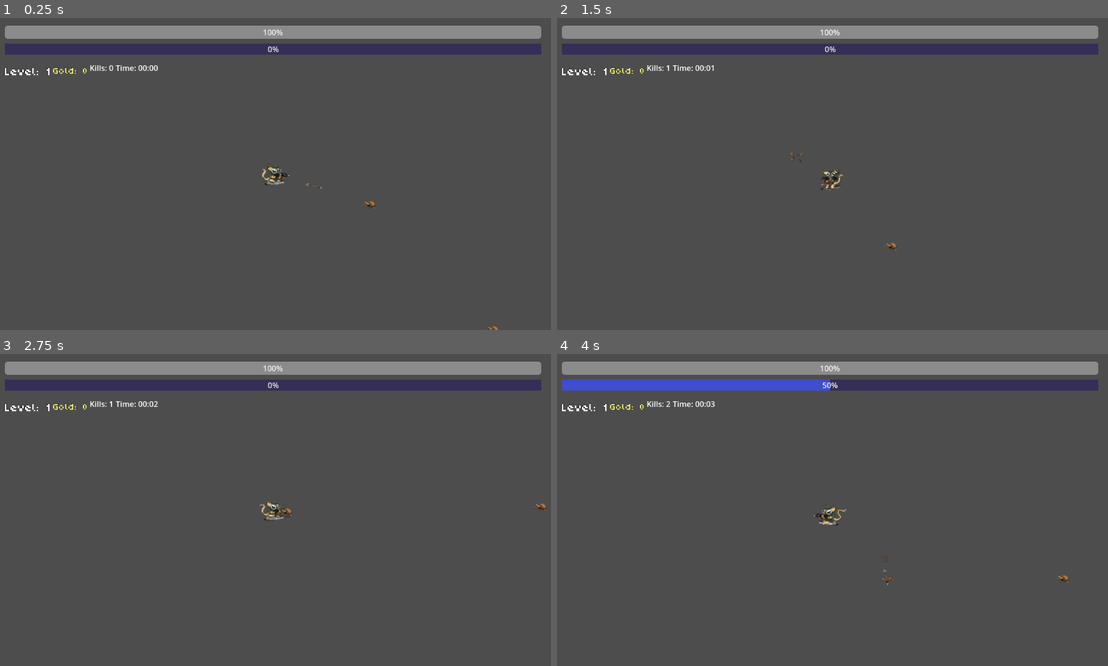
Above: before the commit, frames 1-4 (two rows, left to right).
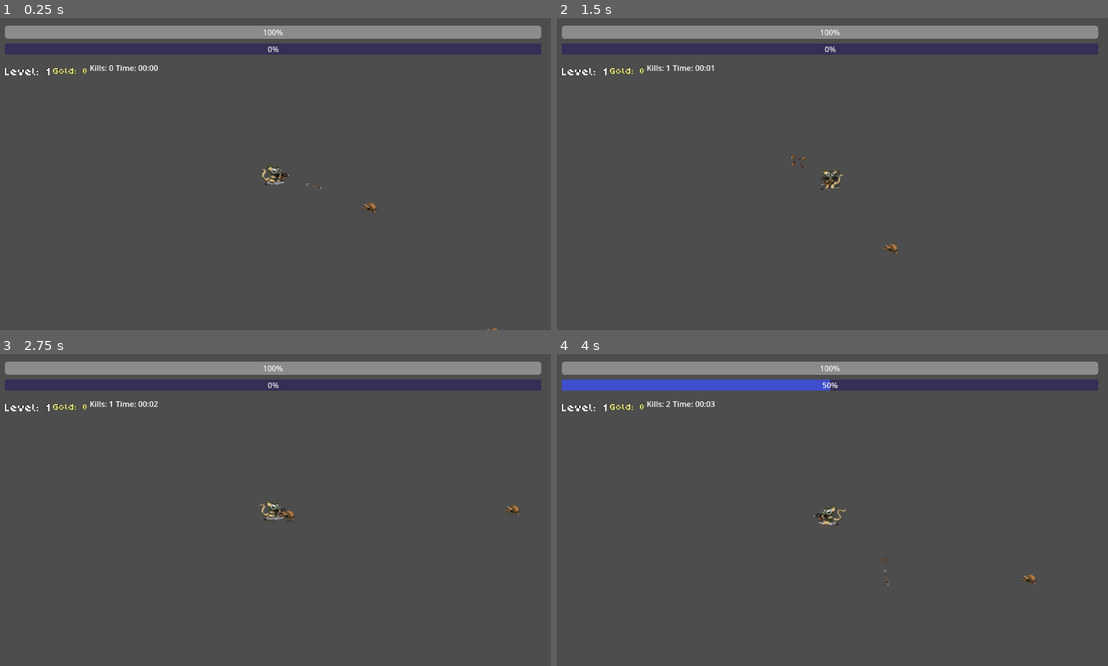
Above: after the commit, the same moments.

Repository: Nathar420/stinky-rat
Game: Godot game, scene res://scenes/world.tscn
The game is run twice, just before and just after one commit, with the same random seed, the same clock (stepped at 60 frames per second) and the same inputs. The engine's default icon, where the game draws it, is replaced by a stand-in: a white triangle on a blue panel in a dark square.
Inputs:
- Up to frame 1 (0.25 s): no input
- Up to frame 2 (1.5 s): hold Right (ui_right) 0.53-1.28 s; hold Down (ui_down) from 1.28 s (still down)
- Up to frame 3 (2.75 s): release Down (ui_down) at 2.03 s; hold Right (ui_right) from 2.03 s (still down)
- Up to frame 4 (4 s): release Right (ui_right) at 2.78 s; hold Up (ui_up) 2.78-3.53 s; hold Left (ui_left) from 3.53 s (still down)

The runs differ from the first frame. In frame 1, less than 0.1% of the frame differs, in the area x 65-91%, y 58-100%; in frame 2, less than 0.1%; in frame 3, 0.1%, in the area x 50-100%, y 47-54%; in frame 4, 0.1%.

Commit message:
add game over screen with stats and restart

Diff:
--- /dev/null
+++ b/game_over_ui.tscn
@@ -0,0 +1,77 @@
+[gd_scene load_steps=3 format=3 uid="uid://cn7wb8x04pad5"]
+
+[ext_resource type="Script" uid="uid://dijfxyu7n5hla" path="res://ui/game_over_ui.gd" id="1_xu1am"]
+[ext_resource type="FontFile" uid="uid://dmebi7ig6ljst" path="res://poco/Poco.ttf" id="2_nwi6w"]
+
+[node name="GameOverUI" type="CanvasLayer"]
+script = ExtResource("1_xu1am")
+
+[node name="Panel" type="Panel" parent="."]
+anchors_preset = 8
+anchor_left = 0.5
+anchor_top = 0.5
+anchor_right = 0.5
+anchor_bottom = 0.5
+offset_left = -250.0
+offset_top = -200.0
+offset_right = 250.0
+offset_bottom = 200.0
+grow_horizontal = 2
+grow_vertical = 2
+size_flags_horizontal = 4
+size_flags_vertical = 4
+
+[node name="MarginContainer" type="MarginContainer" parent="Panel"]
+layout_mode = 1
+anchors_preset = 8
+anchor_left = 0.5
+anchor_top = 0.5
+anchor_right = 0.5
+anchor_bottom = 0.5
+offset_left = -99.0
+offset_top = -140.5
+offset_right = 99.0
+offset_bottom = 140.5
+grow_horizontal = 2
+grow_vertical = 2
+theme_override_constants/margin_left = 30
+theme_override_constants/margin_top = 30
+theme_override_constants/margin_right = 30
+theme_override_constants/margin_bottom = 30
+
+[node name="VBoxContainer" type="VBoxContainer" parent="Panel/MarginContainer"]
+layout_mode = 2
+theme_override_constants/separation = 20
+
+[node name="TitleLabel" type="Label" parent="Panel/MarginContainer/VBoxContainer"]
+layout_mode = 2
+size_flags_horizontal = 4
+theme_override_colors/font_outline_color = Color(0, 0, 0, 1)
+theme_override_constants/outline_size = 2
+theme_override_fonts/font = ExtResource("2_nwi6w")
+theme_override_font_sizes/font_size = 30
+text = "GAME OVER
+"
+
+[node name="StatsLabel" type="Label" parent="Panel/MarginContainer/VBoxContainer"]
+layout_mode = 2
+size_flags_horizontal = 4
+theme_override_colors/font_outline_color = Color(0, 0, 0, 1)
+theme_override_constants/outline_size = 1
+theme_override_fonts/font = ExtResource("2_nwi6w")
+theme_override_font_sizes/font_size = 24
+text = "asdf"
+
+[node name="RestartButton" type="Button" parent="Panel/MarginContainer/VBoxContainer"]
+layout_mode = 2
+size_flags_horizontal = 4
+size_flags_vertical = 4
+theme_override_fonts/font = ExtResource("2_nwi6w")
+text = "Restart"
+
+[node name="QuitButton" type="Button" parent="Panel/MarginContainer/VBoxContainer"]
+layout_mode = 2
+size_flags_horizontal = 4
+size_flags_vertical = 4
+theme_override_fonts/font = ExtResource("2_nwi6w")
+text = "Quit to Desktop"
--- a/player/player.gd
+++ b/player/player.gd
@@ -83,8 +83,20 @@
 
 func _die() -> void:
 	print("Player died!")
-	queue_free()
-	# TODO: Add death screen/restart logic
+
+	var game_over_ui = get_tree().get_first_node_in_group("game_over_ui")
+
+	if game_over_ui:
+		var survival_time = 0.0
+
+		var world = get_tree().current_scene
+		if world and world.has_node("GameUI"):
+			var game_ui = world.get_node("GameUI")
+			survival_time = game_ui.game_time
+
+		game_over_ui.show_game_over(stats, survival_time)
+	else:
+		push_error("Game Over UI not found!")
 
 func _on_stat_changed(stat_name: String, _old_value, new_value) -> void:
 	print("Stat changed: ", stat_name, " = ", new_value)
--- a/player/player.tscn
+++ b/player/player.tscn
@@ -210,6 +210,7 @@
 }]
 
 [node name="Player" type="CharacterBody2D"]
+collision_mask = 2
 script = ExtResource("1_4flbx")
 
 [node name="CollisionShape2D" type="CollisionShape2D" parent="."]
--- a/scenes/enemy_flea.tscn
+++ b/scenes/enemy_flea.tscn
@@ -1,10 +1,10 @@
-[gd_scene load_steps=16 format=3 uid="uid://dhs788abck0v4"]
+[gd_scene load_steps=17 format=3 uid="uid://dhs788abck0v4"]
 
 [ext_resource type="Script" uid="uid://dtdoqa5hud436" path="res://enemies/enemy_flea.gd" id="1_h17bh"]
 [ext_resource type="Texture2D" uid="uid://be0bxosdjjf7v" path="res://enemies/Untitled_Artwork 1.png" id="2_2m6gx"]
 
 [sub_resource type="CircleShape2D" id="CircleShape2D_mkyue"]
-radius = 8.0
+radius = 11.0
 
 [sub_resource type="AtlasTexture" id="AtlasTexture_2m6gx"]
 atlas = ExtResource("2_2m6gx")
@@ -96,6 +96,9 @@
 "speed": 5.0
 }]
 
+[sub_resource type="CircleShape2D" id="CircleShape2D_2m6gx"]
+radius = 9.0
+
 [node name="EnemyFlea" type="CharacterBody2D"]
 script = ExtResource("1_h17bh")
 
@@ -104,9 +107,15 @@
 shape = SubResource("CircleShape2D_mkyue")
 
 [node name="flea_animation" type="AnimatedSprite2D" parent="."]
-position = Vector2(0, -0.99999976)
-scale = Vector2(1.3123095, 1.1044271)
+position = Vector2(2, 4)
+scale = Vector2(1.5542824, 1.3963866)
 sprite_frames = SubResource("SpriteFrames_o63dd")
-animation = &"flea_death"
-frame = 3
-frame_progress = 1.0
+animation = &"flea_jump"
+frame_progress = 0.18203463
+
+[node name="Area2D" type="Area2D" parent="."]
+collision_layer = 2
+
+[node name="CollisionShape2D" type="CollisionShape2D" parent="Area2D"]
+position = Vector2(0, 5)
+shape = SubResource("CircleShape2D_2m6gx")
--- a/scenes/world.tscn
+++ b/scenes/world.tscn
@@ -10,6 +10,7 @@
 [ext_resource type="PackedScene" uid="uid://d3m3qpbtb01bc" path="res://scenes/game_ui.tscn" id="8_4mrxx"]
 [ext_resource type="Script" uid="uid://dgq4x58djugab" path="res://resources/items/item_database.gd" id="9_7r4gi"]
 [ext_resource type="PackedScene" uid="uid://cb37fiuof4ypf" path="res://ui/level_up_ui.tscn" id="10_w7kh3"]
+[ext_resource type="PackedScene" uid="uid://cn7wb8x04pad5" path="res://game_over_ui.tscn" id="11_e3hyu"]
 
 [node name="World" type="Node2D"]
 
@@ -34,3 +35,5 @@
 script = ExtResource("9_7r4gi")
 
 [node name="LevelUpUi" parent="." groups=["level_up_ui"] instance=ExtResource("10_w7kh3")]
+
+[node name="GameOverUI" parent="." groups=["game_over_ui", "game_ui"] instance=ExtResource("11_e3hyu")]
--- /dev/null
+++ b/ui/game_over_ui.gd
@@ -0,0 +1,42 @@
+class_name GameOverUI
+extends CanvasLayer
+
+@onready var panel: Panel = $Panel
+@onready var title_label: Label = $Panel/MarginContainer/VBoxContainer/TitleLabel
+@onready var stats_label: Label = $Panel/MarginContainer/VBoxContainer/StatsLabel
+@onready var restart_button: Button = $Panel/MarginContainer/VBoxContainer/RestartButton
+@onready var quit_button: Button = $Panel/MarginContainer/VBoxContainer/QuitButton
+
+func _ready() -> void:
+	hide()
+	process_mode = Node.PROCESS_MODE_ALWAYS
+
+	if restart_button:
+		restart_button.pressed.connect(_on_restart_pressed)
+
+	if quit_button:
+		quit_button.pressed.connect(_on_quit_pressed)
+
+func show_game_over(stats: StatsManager, survival_time: float) -> void:
+	var minutes = int(survival_time) / 60
+	var seconds = int(survival_time) % 60
+
+	var stats_text = ""
+	stats_text += "Time Survived: %02d:%02d\n" % [minutes, seconds]
+	stats_text += "Level Reached: %d\n" % stats.player_level
+	stats_text += "Enemies Killed: %d\n" % stats.enemies_killed
+	stats_text += "Gold Collected: %d\n" % stats.current_gold
+	stats_text += "Final Score: %d" % stats.current_score
+
+	if stats_label:
+		stats_label.text = stats_text
+
+	show()
+	get_tree().paused = true
+
+func _on_restart_pressed() -> void:
+	get_tree().paused = false
+	get_tree().reload_current_scene()
+
+func _on_quit_pressed() -> void:
+	get_tree().quit()
Not shown: 1 places in scenes/world.tscn that only renumber resources
Not shown, added: ui/game_over_ui.gd.uid
